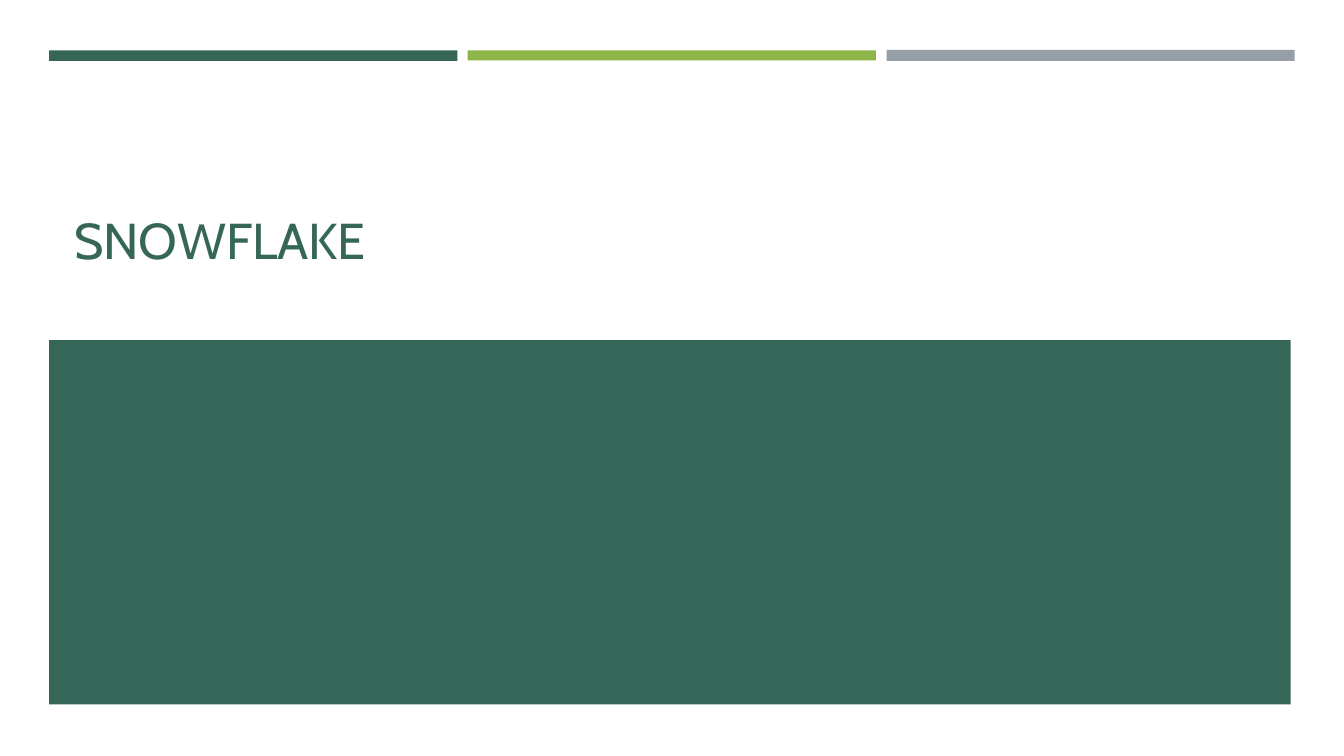
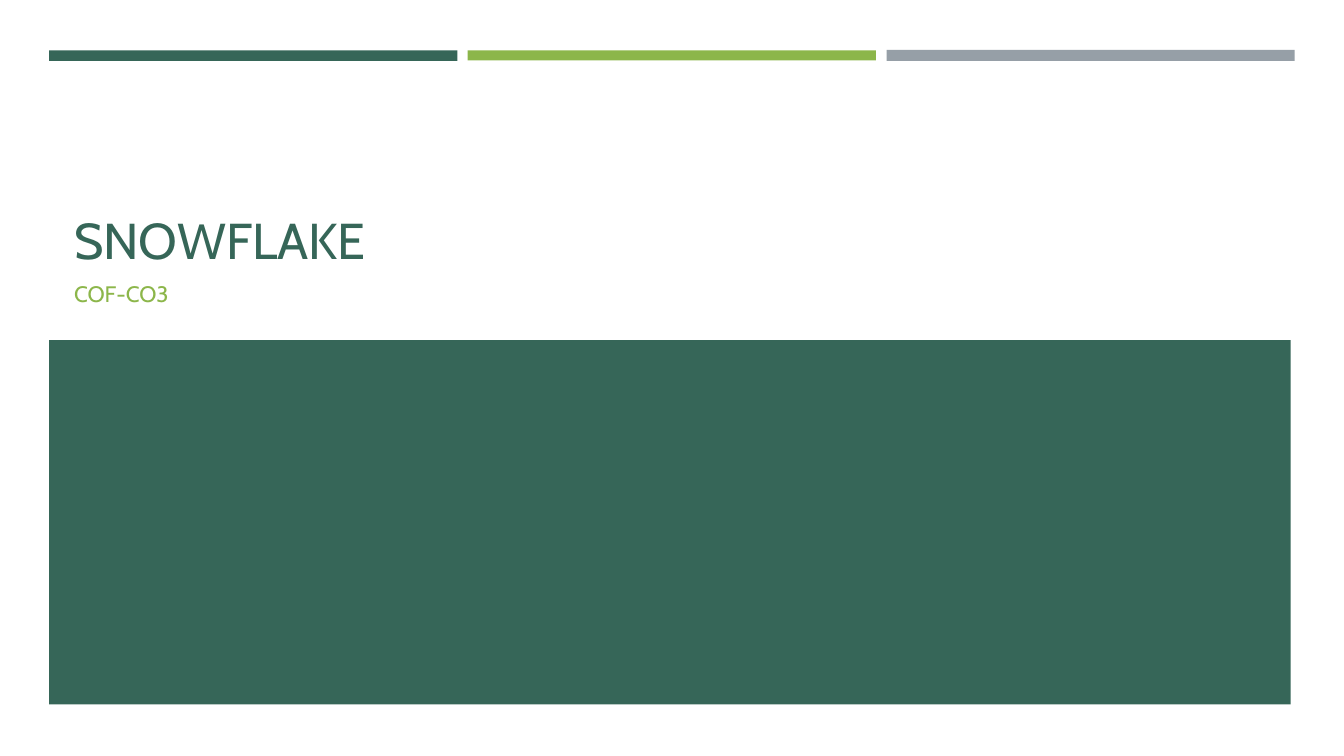
Before and after one commit to e-m-wilson/data_engineering, a slide deck: slide 1 of snowflake/Snowflake.pptx. Drawn at 1344x756 pixels with LibreOffice and Linux fonts; fonts in the diff are those of the drawing. Boxes give left, top, right and bottom in pixels: in the first picture for what was removed or moved away, otherwise in the second. Text is boxed around its words. In the diff, an @@ line names an element or a change of style, - is before the commit and + after.

```diff
--- a/snowflake/Snowflake.pptx
+++ b/snowflake/Snowflake.pptx
@@ subtitle added at (74,286,169,303), 16 pt, text #8CB64A @@
+COF-CO3
```
Also in this commit, not shown: 2 other slides changed, 30 slides added, 6 other files.
